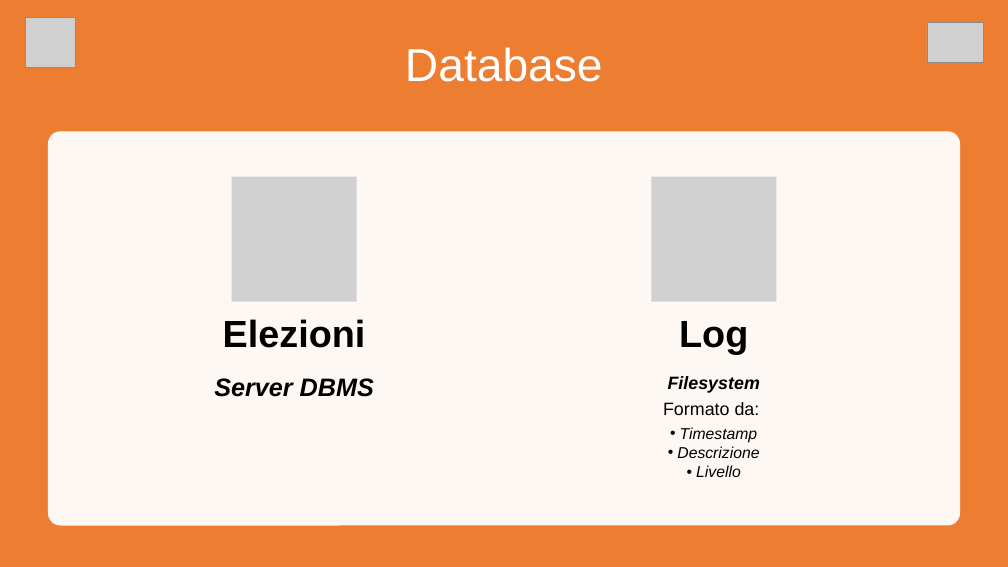
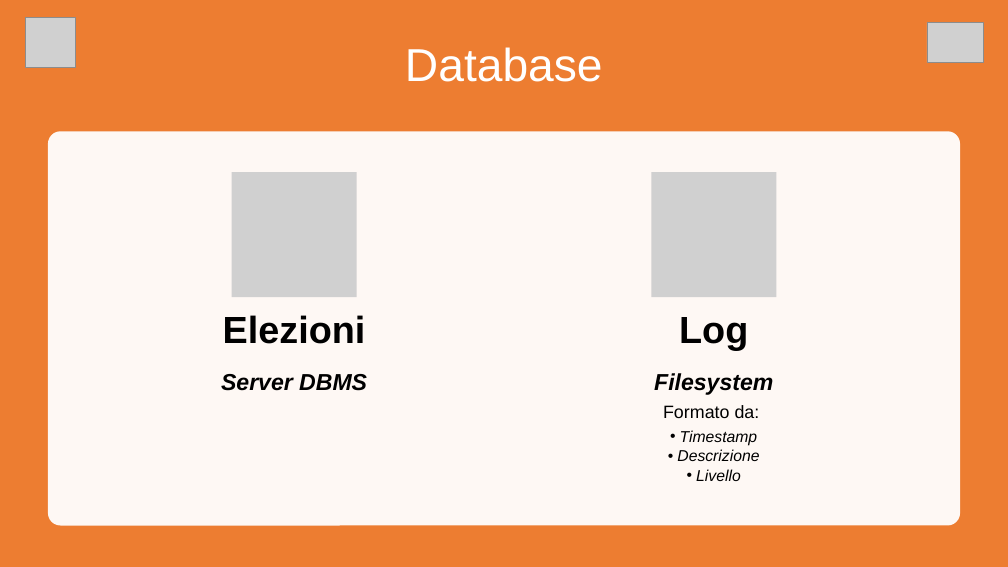
Before and after one commit to RiccardoBarbieri/iovoto, a slide deck: slide 7 of ioVoto.pptx. Drawn at 1008x567 pixels with LibreOffice and Linux fonts; fonts in the diff are those of the drawing; grey boxes stand for pictures. Boxes give left, top, right and bottom in pixels: in the first picture for what was removed or moved away, otherwise in the second. Text is boxed around its words. In the diff, an @@ line names an element or a change of style, - is before the commit and + after.

Commit message:
Presentazione semifinale

```diff
--- a/ioVoto.pptx
+++ b/ioVoto.pptx
@@ 2 pictures, 2 texts moved together from (x1=223, y1=177, x2=777, y2=354) to (x1=223, y1=172, x2=777, y2=350) @@
@@ text "Server DBMS" at (x1=221, y1=374, x2=367, y2=391): size 24 to 22 pt @@
@@ text at (x1=654, y1=373, x2=773, y2=395): size 17 to 22 pt in "Filesystem"; more space between paragraphs @@
```
